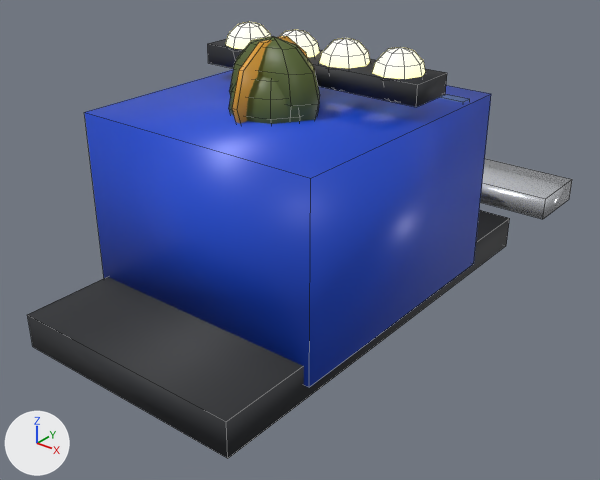
One commit to the Blender file assets-src/cars/monster/monster.blend: the scene before it, then after it.
The view is the same before and after, from a 50 mm camera at (1.93, -2.38, 2.0) aimed at (0.03, -0.01, 0.53). Lighting does not change. The marker at lower left points along +X, +Y and +Z. The older version comes first. Mesh edges are drawn as thin lines.

Objects in the first picture: 'Monster'.
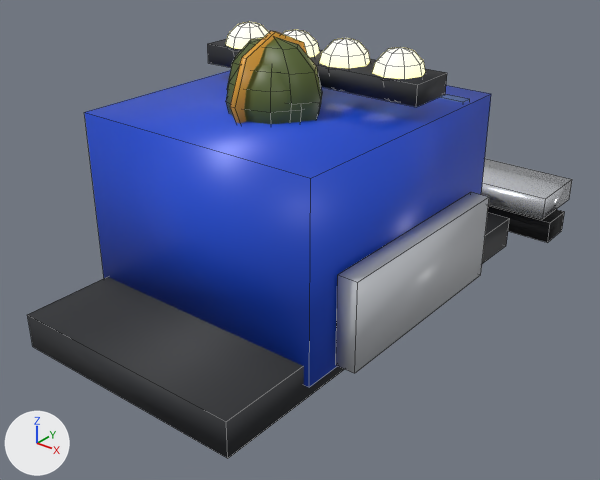
What differs and where, as boxes [x1, y1, x2, y2] in the pictures (600 x 480 px):
part 1 of me_monster, added: after [336, 192, 489, 373]
part 2 of me_monster, added: after [488, 204, 565, 243]
part 3 of me_monster, added: after [226, 63, 320, 124]
part 4 of me_monster, added: after [230, 31, 307, 124]
part 5 of me_monster, built on: before [229, 36, 320, 124]; after [227, 37, 322, 121]

The change, as a diff of the scene's bpy script:
```diff
--- a/assets-src/cars/monster/monster.blend.py
+++ b/assets-src/cars/monster/monster.blend.py
@@ mat_trim @@
+mat_trim = principled_material('Trim')
+mat_trim.base_color = (0.584, 0.604, 0.638)  # light grey #c9ccd1
+mat_trim.roughness = 0.38
@@ mat_rubber_001 @@
+mat_rubber_001 = principled_material('Rubber.001')
+mat_rubber_001.base_color = (0.00304, 0.00304, 0.00304)  # black #0a0a0a
+mat_rubber_001.roughness = 0.85
@@ mat_rubber @@
+mat_rubber = principled_material('Rubber')
+mat_rubber.base_color = (0.00304, 0.00335, 0.00439)  # black #0a0b0e
+mat_rubber.roughness = 0.9
@@ mat_glass_001 @@
+mat_glass_001 = principled_material('Glass.001')
+mat_glass_001.base_color = (0.0103, 0.0212, 0.0395)  # dark blue #1a2838
+mat_glass_001.roughness = 0.06
+mat_glass_001.alpha = 0.55
@@ me_monster @@
 # used by ob_monster; location = (0.0, 0.0, 0.0)
-me_monster.from_pydata(...)  # 430 vertices, 450 faces; spans x -0.65..0.65, y -0.95..1.27, z 0.28..1.37
+me_monster.from_pydata(...)  # 466 vertices, 478 faces; spans x -0.68..0.68, y -0.95..1.27, z 0.28..1.38
+# me_monster part 1: a new loose piece, a box spanning x 0.54..0.62, y -0.45..0.45, z 0.375..0.725, in mat_trim (light grey #c9ccd1)
+# me_monster part 2: a new loose piece, a box spanning x -0.68..0.68, y 1.0..1.16, z 0.33..0.43, in mat_rubber (black #0a0b0e)
+# me_monster part 3: a new loose piece, a UV sphere (10 segments, 8 rings, poles along z) spanning x -0.17..0.17, y -0.3..0.06, z 0.96..1.32, in mat_pilot (dark green #55642c)
+# me_monster part 4: a new loose piece, an 8-sided cylinder along x spanning x -0.011..0.011, y -0.345..0.105, z 0.933..1.383, in mat_trim_001 (orange #e0a030)
+# me_monster part 5: 14 vertices moved from x -0.07..0.07, y -0.22..0.01, z 1.17..1.26 to x -0.07..0.07, y -0.23..0.01, z 1.17..1.27; 205 vertices removed from x -0.21..0.21, y -0.34..0.1, z 0.78..1.35; 89 vertices added at x -0.22..0.22, y -0.25..0.01, z 0.97..1.34
+# other edits to the shape of me_monster do not show in these pictures
 me_monster.materials.append(mat_matte)
@@ me_monster @@
 me_monster.materials.append(mat_trim_001)
-me_monster.materials.append(mat_matte_001)  # dark green #3d4a22
-me_monster.materials.append(mat_matte_002)  # black #111111
+me_monster.materials.append(mat_trim)  # light grey #c9ccd1
+me_monster.materials.append(mat_rubber)  # black #0a0b0e
+me_monster.materials.append(mat_glass_001)  # dark blue #1a2838
+me_monster.materials.append(mat_rubber_001)  # black #0a0a0a
```
